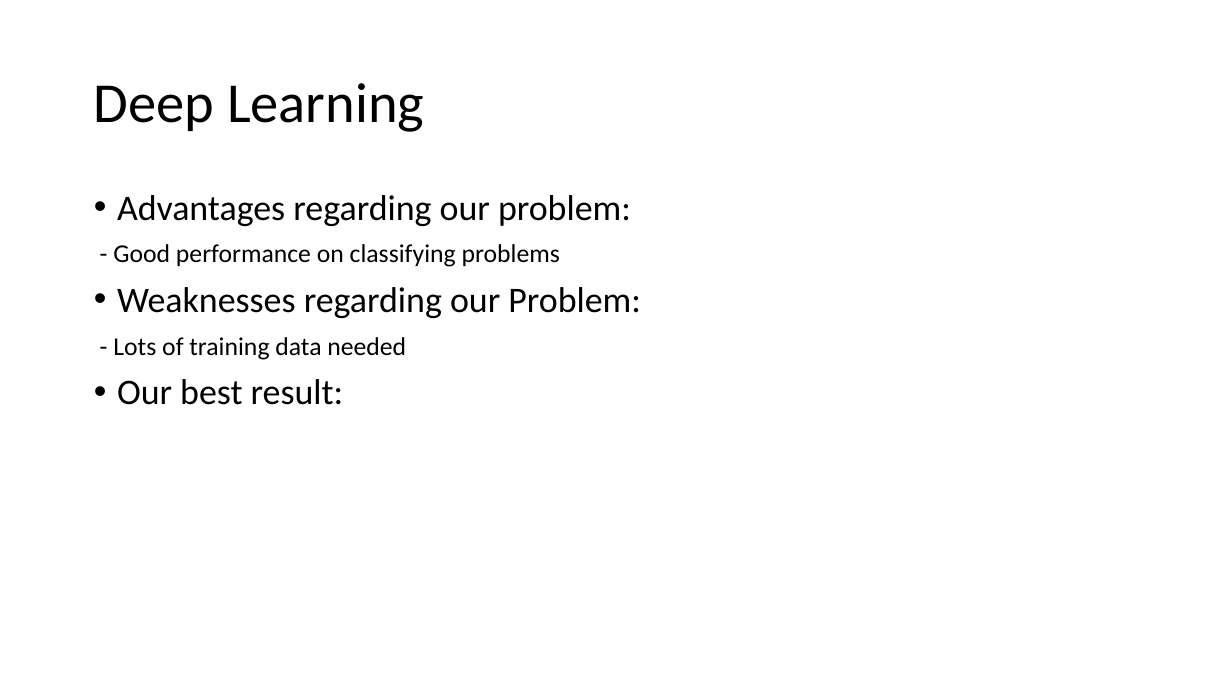
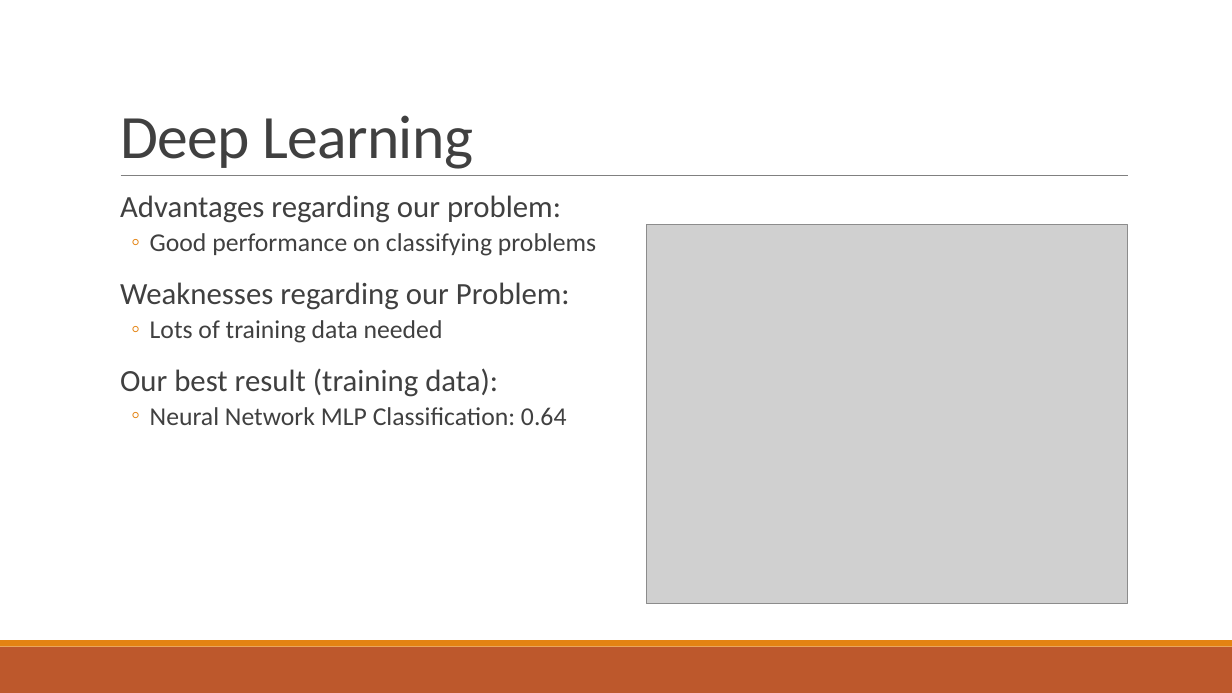
Before and after one commit to suong4554/Machine-Learning-Poly-U, a slide deck: slide 6 of Presentation.pptx. Drawn at 1232x693 pixels with LibreOffice and Linux fonts; fonts in the diff are those of the drawing; grey boxes stand for pictures. Boxes give left, top, right and bottom in pixels: in the first picture for what was removed or moved away, otherwise in the second. Text is boxed around its words. In the diff, an @@ line names an element or a change of style, - is before the commit and + after.

```diff
--- a/Presentation.pptx
+++ b/Presentation.pptx
@@ title "Deep Learning": place and size @@
-title "Deep Learning" at [94,83,424,132]
+title "Deep Learning" at [120,115,473,169]
@@ title "Deep Learning" at [120,115,473,169]: size 44 to 48 pt, text colour #000000 to #404040, letter spacing 0 to -0.5 pt; line spacing 0.9 to 0.85; vertical alignment middle to bottom @@
@@ line added from (121, 176) to (1128, 176), #808080 0.5 pt @@
@@ text "Advantages regarding our problem:": place and size @@
-text "Advantages regarding our problem:" at [113,195,641,405]
+text "Advantages regarding our problem:" at [120,195,596,425]
@@ text at [120,195,570,310]: size 28 to 24 pt, text colour #000000 to #404040 in "Advantages regarding our problem:", "Weaknesses regarding our Problem:"; bullet • to  ; more space between paragraphs @@
@@ text at [150,233,596,256]: text changed; text colour #000000 to #404040 @@
-- Good performance on classifying problems
+  ◦ Good performance on classifying problems
@@ picture added at [646,225,1128,604] @@
@@ text at [120,320,567,425]: text changed; text colour #000000 to #404040 @@
-- Lots of training data needed
-• Our best result:
+  ◦ Lots of training data needed
+  Our best result (training data):
+  ◦ Neural Network MLP Classification: 0.64
@@ rectangle added at [0,647,1232,693], fill #BD582C @@
@@ rectangle added at [0,640,1232,647], fill #E48312 @@
```
Also in this commit, not shown: 9 other slides changed, 5 slides added, 2 slides removed.
